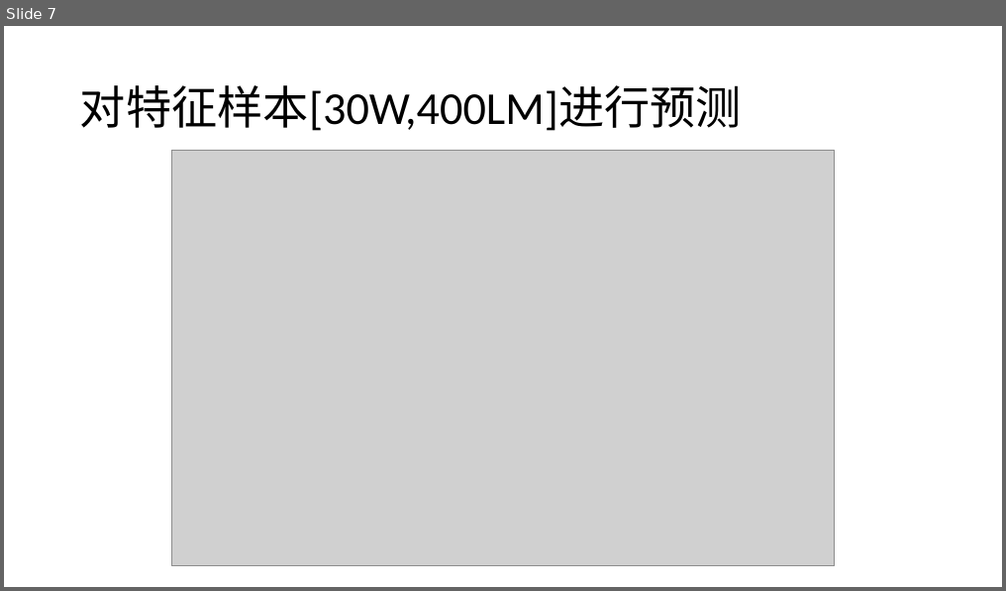
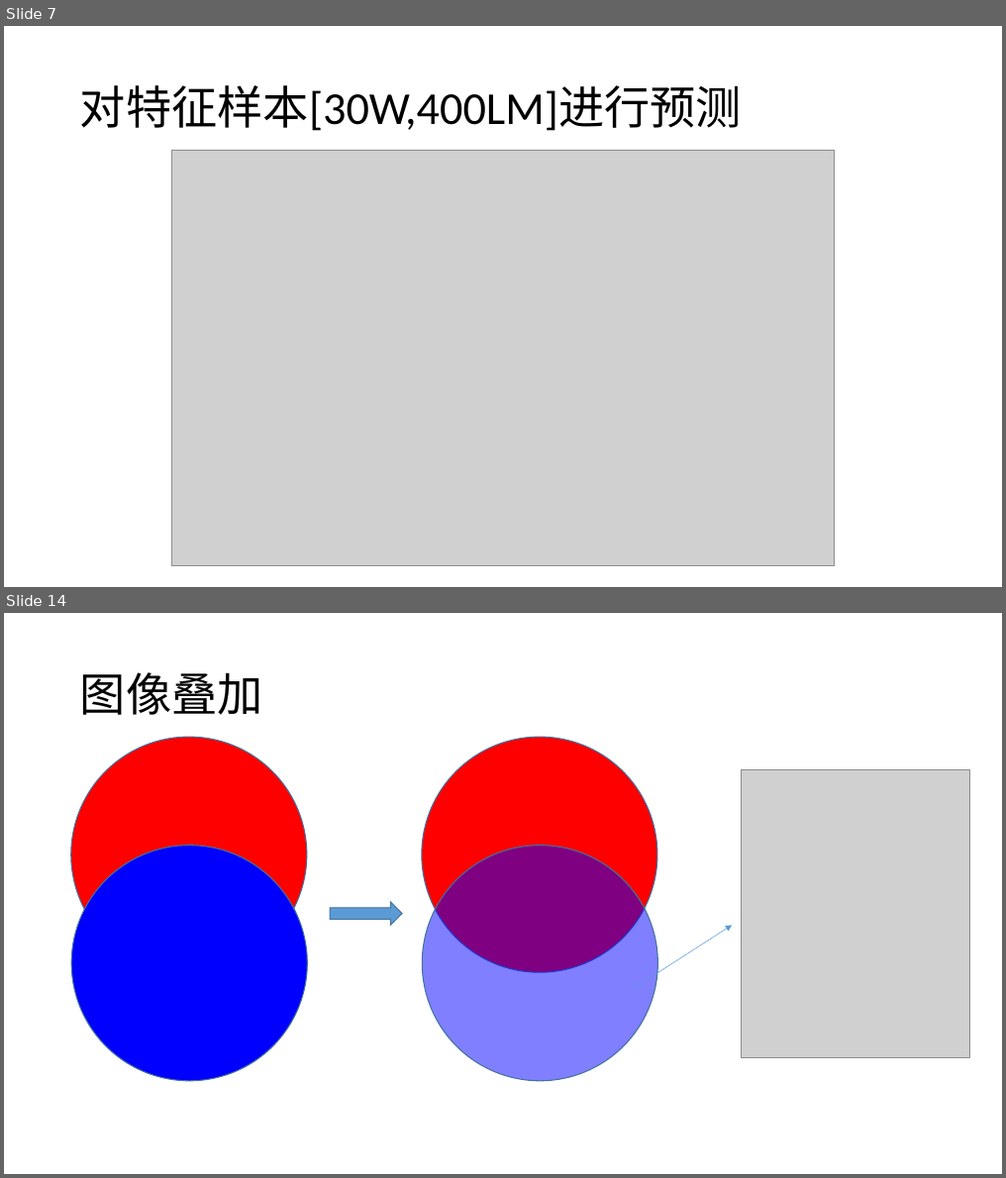
Before and after one commit to plter/HandwriteRecognizerCourse, a slide deck: 机器学习之手写识别.pptx. Shown one above the other, each under a label of ours: slide 7 before the commit, slides 7 and 14 after it; the slides between them are not shown. The pictures are 1006x591 and 1006x1178 pixels, drawn with LibreOffice and Linux fonts; fonts in the diff are those of the drawing; grey boxes stand for pictures. Boxes give left, top, right and bottom in pixels: in the first picture for what was removed or moved away, otherwise in the second. Text is boxed around its words. In the diff, an @@ line names an element or a change of style, - is before the commit and + after.

```diff
--- a/机器学习之手写识别.pptx
+++ b/机器学习之手写识别.pptx
@@ slide 14 added at <box>4,613,1002,1174</box>, background #FFFFFF @@
@@ title added at <box>80,672,263,715</box>, 44 pt, text #000000 @@
+图像叠加
@@ ellipse added at <box>71,738,307,973</box>, fill #FF0000, outline #43739E 1 pt @@
@@ ellipse added at <box>422,738,657,973</box>, fill #FF0000, outline #43739E 1 pt @@
@@ picture added at <box>742,769,970,1058</box> @@
@@ ellipse added at <box>71,845,307,1081</box>, fill #0000FF, outline #43739E 1 pt @@
@@ ellipse added at <box>423,845,658,1081</box>, fill #0000FF at 50% opacity, outline #43739E 1 pt @@
@@ right arrow added at <box>330,902,402,925</box>, fill #5B9BD5, outline #43739E 1 pt @@
@@ arrow added from (634, 989) to (732, 925), #5B9BD5 0.5 pt @@
```
Also in this commit, not shown: 9 other slides added, 9 other files.
